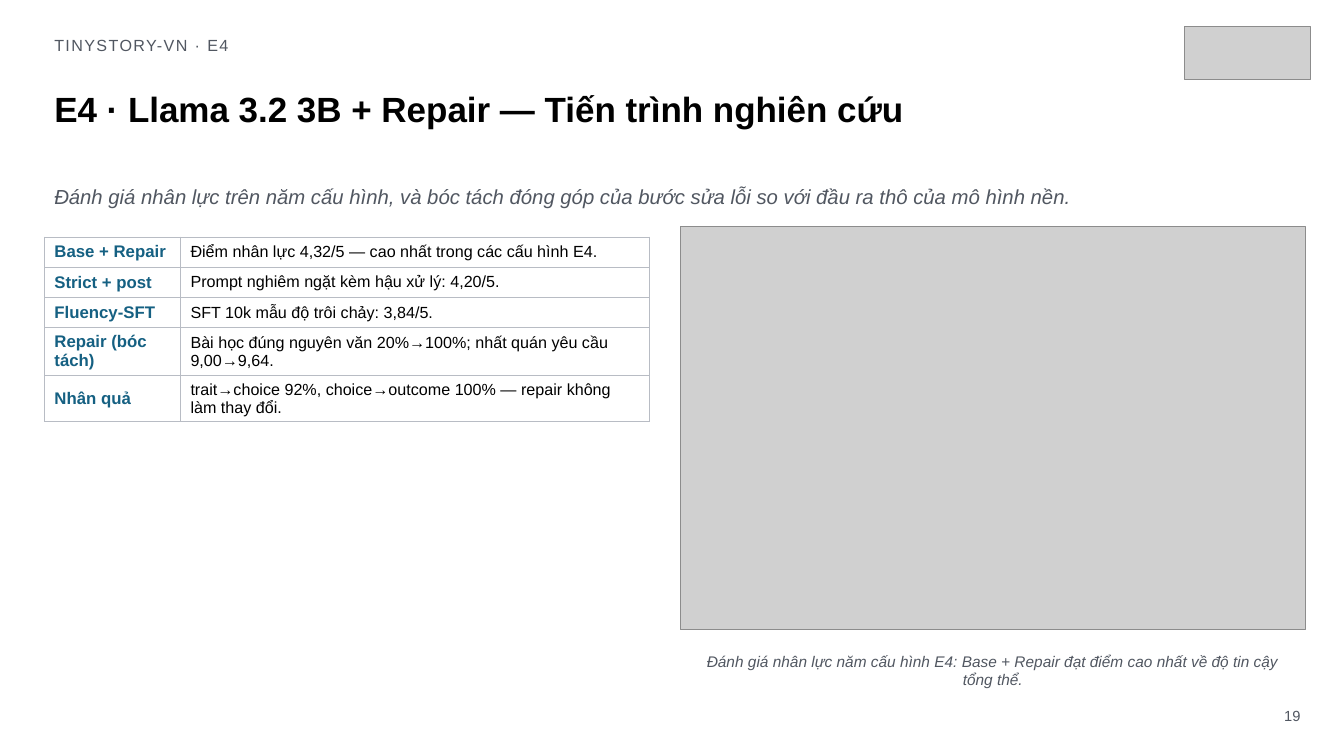
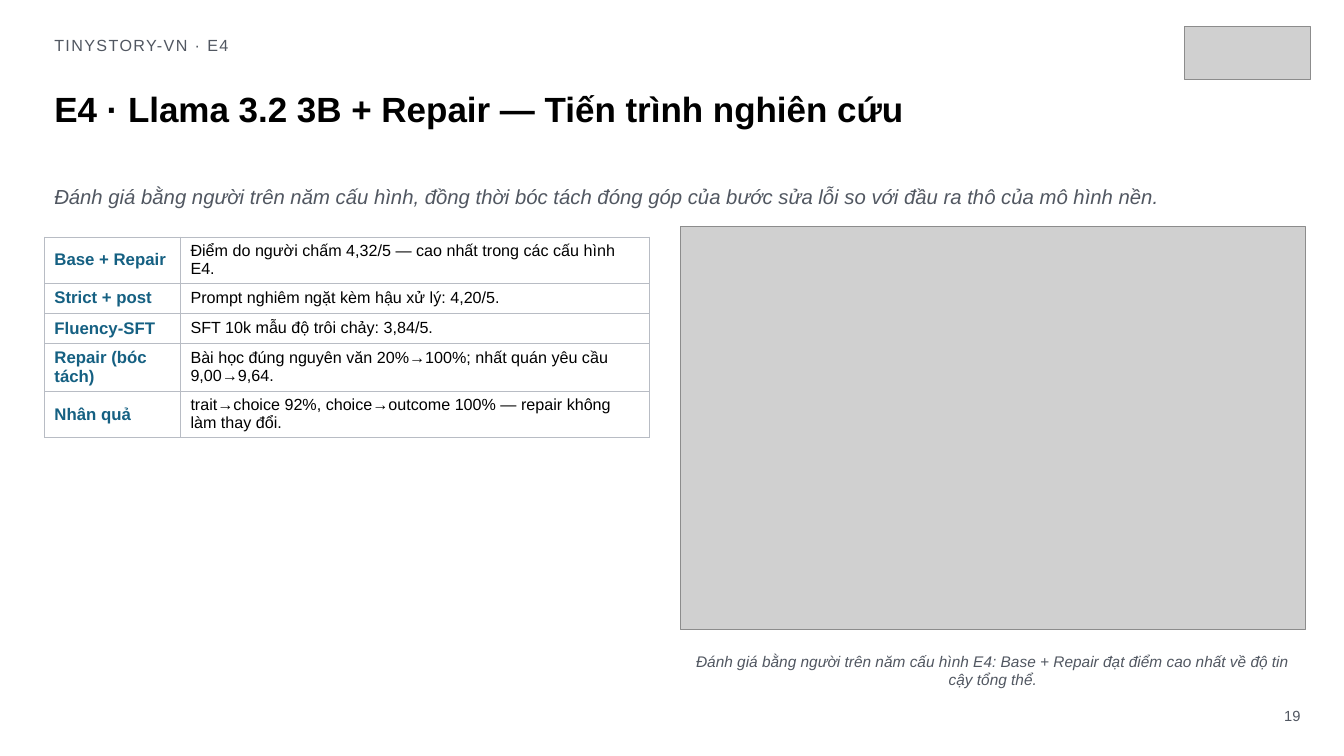
Before and after one commit to tungd/tinystory-vn, a slide deck: slide 19 of output/presentation/tinystory-vn-summary.pptx. Drawn at 1344x756 pixels with LibreOffice and Linux fonts; fonts in the diff are those of the drawing; grey boxes stand for pictures. Boxes give left, top, right and bottom in pixels: in the first picture for what was removed or moved away, otherwise in the second. Text is boxed around its words. In the diff, an @@ line names an element or a change of style, - is before the commit and + after.

```diff
--- a/output/presentation/tinystory-vn-summary.pptx
+++ b/output/presentation/tinystory-vn-summary.pptx
@@ text at (54,188,1159,208): text changed @@
-Đánh giá nhân lực trên năm cấu hình, và bóc tách đóng góp của bước sửa lỗi so với đầu ra thô của mô hình nền.
+Đánh giá bằng người trên năm cấu hình, đồng thời bóc tách đóng góp của bước sửa lỗi so với đầu ra thô của mô hình nền.
@@ table at (44,237,649,436) @@
-row 1, column 2: Điểm nhân lực 4,32/5 — cao nhất trong các cấu hình E4.
+row 1, column 2: Điểm do người chấm 4,32/5 — cao nhất trong các cấu hình E4.
@@ text at (696,654,1288,688): text changed @@
-Đánh giá nhân lực năm cấu hình E4: Base + Repair đạt điểm cao nhất về độ tin cậy tổng thể.
+Đánh giá bằng người trên năm cấu hình E4: Base + Repair đạt điểm cao nhất về độ tin cậy tổng thể.
```
Also in this commit, not shown: 16 other slides changed, 4 other files.
